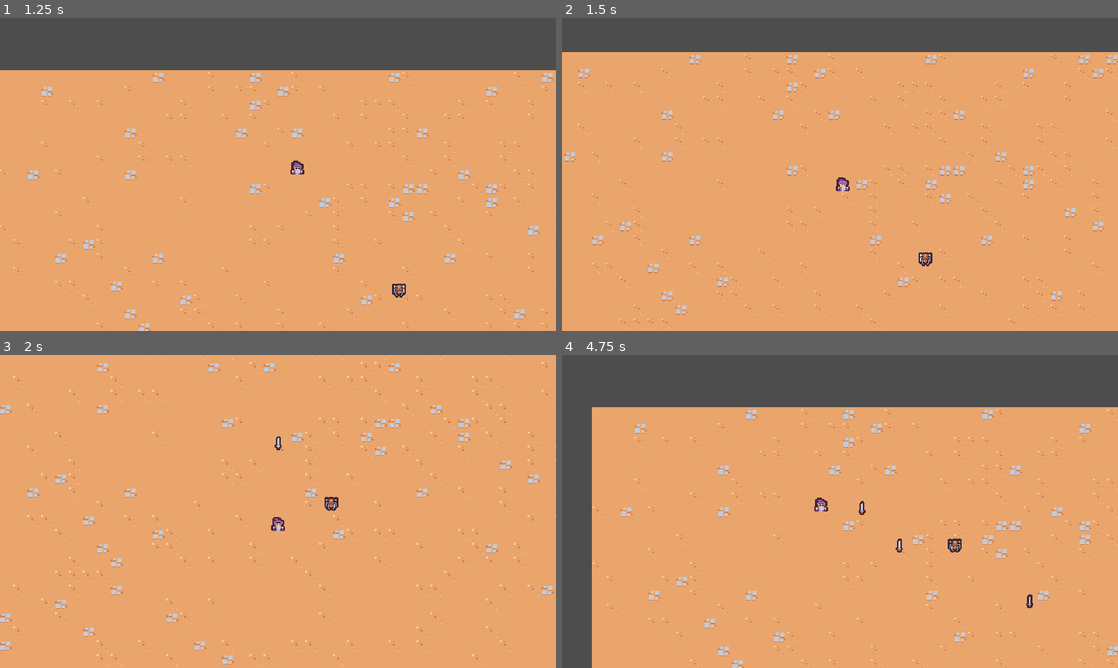
Above: before the commit, frames 1-4 (two rows, left to right).
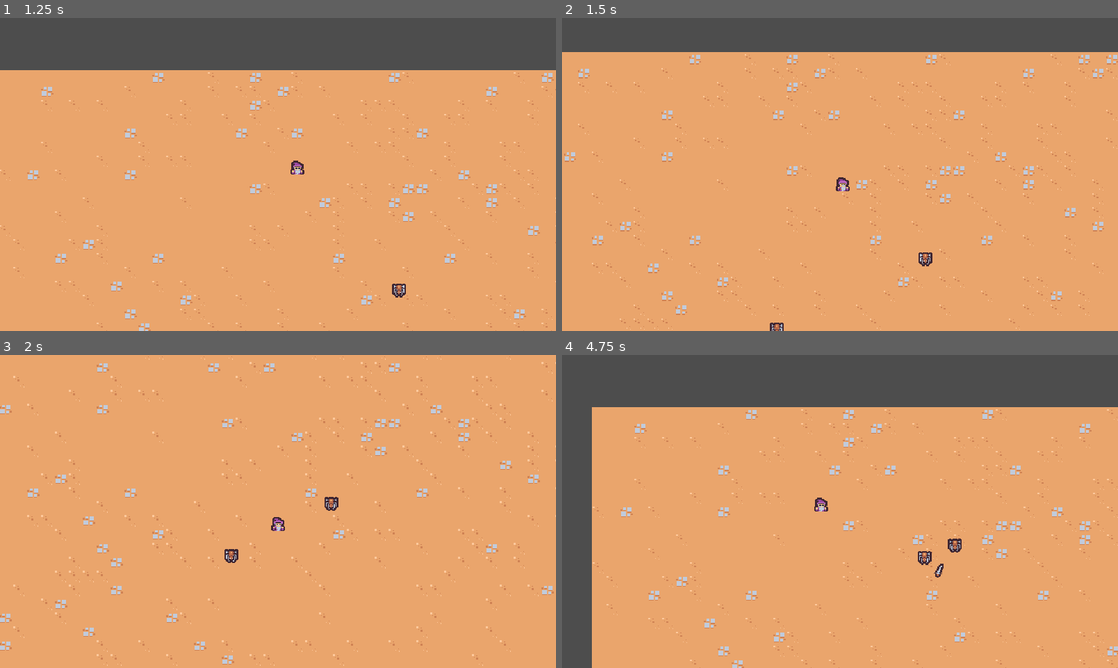
Above: after the commit, the same moments.

Repository: one19/asset-flib
Game: Godot game, scene res://scenes/main/main.tscn
Two runs of this game, one before a commit and one after it. Both use one fixed random seed, a clock stepped at 60 frames per second and the inputs below.
Inputs:
- Up to frame 1 (1.25 s): hold D (our-move-right) from 0.53 s (still down)
- Up to frame 2 (1.5 s): release D (our-move-right) at 1.28 s; hold S (our-move-down) from 1.28 s (still down)
- Up to frame 3 (2 s): keep holding S (our-move-down)
- Up to frame 4 (4.75 s): release S (our-move-down) at 2.03 s; hold D (our-move-right) 2.03-2.78 s; hold W (our-move-up) 2.78-3.53 s; hold A (our-move-left) from 3.53 s (still down)

Frame 1 is identical in both runs. In frame 2, less than 0.1% of the frame differs, in the area x 37-40%, y 97-100%; in frame 3, 0.1%; in frame 4, 0.3%, in the area x 53-85%, y 46-81%.

Commit message:
:sparkles: make sword do animation on enemy.

Diff:
--- a/scenes/abilities/swordAbility/controller.gd
+++ b/scenes/abilities/swordAbility/controller.gd
@@ -1,6 +1,8 @@
 extends Node
 
 @export var swordAbility: PackedScene
+
+@export var maxRange: float
 
 # Called when the node enters the scene tree for the first time.
 func _ready():
@@ -10,10 +12,24 @@
 
 func onTimerTimeout():
 	var player = get_tree().get_first_node_in_group("player") as Node2D
+	var enemies = get_tree().get_nodes_in_group("enemies")
 
 	if player == null:
 		return
 
+	enemies = enemies.filter(func (enemy: Node2D):
+		return enemy.global_position.distance_squared_to(player.global_position) < pow(maxRange, 2)
+	)
+
+	if enemies.size() == 0:
+		return
+
+	enemies.sort_custom(func (a: Node2D, b: Node2D):
+		var aDistance = a.global_position.distance_squared_to(player.global_position)
+		var bDistance = b.global_position.distance_squared_to(player.global_position)
+		return aDistance < bDistance
+	)
+
 	var swordInstance = swordAbility.instantiate() as Node2D
 	player.get_parent().add_child(swordInstance)
-	swordInstance.global_position = player.global_position
+	swordInstance.global_position = enemies[0].global_position
--- a/scenes/abilities/swordAbility/controller.tscn
+++ b/scenes/abilities/swordAbility/controller.tscn
@@ -6,6 +6,7 @@
 [node name="Controller" type="Node"]
 script = ExtResource("1_e266w")
 swordAbility = ExtResource("2_gq4id")
+maxRange = 150.0
 
 [node name="Timer" type="Timer" parent="."]
 wait_time = 1.5
--- a/scenes/abilities/swordAbility/sword_ability.tscn
+++ b/scenes/abilities/swordAbility/sword_ability.tscn
@@ -1,8 +1,90 @@
-[gd_scene load_steps=2 format=3 uid="uid://bqm3u8emkl2v4"]
+[gd_scene load_steps=5 format=3 uid="uid://bqm3u8emkl2v4"]
 
 [ext_resource type="Texture2D" uid="uid://br62avst1pknk" path="res://scenes/abilities/swordAbility/sword.png" id="1_0nbmd"]
 
+[sub_resource type="Animation" id="Animation_1gy1d"]
+resource_name = "swing"
+length = 0.75
+step = 0.05
+tracks/0/type = "value"
+tracks/0/imported = false
+tracks/0/enabled = true
+tracks/0/path = NodePath("Sprite2D:rotation")
+tracks/0/interp = 2
+tracks/0/loop_wrap = true
+tracks/0/keys = {
+"times": PackedFloat32Array(0, 0.2, 0.4, 0.75),
+"transitions": PackedFloat32Array(1, 1, 1, 2),
+"update": 0,
+"values": [-0.174533, 0.0, 3.14159, 3.48787e-16]
+}
+tracks/1/type = "value"
+tracks/1/imported = false
+tracks/1/enabled = true
+tracks/1/path = NodePath("Sprite2D:scale")
+tracks/1/interp = 2
+tracks/1/loop_wrap = true
+tracks/1/keys = {
+"times": PackedFloat32Array(0, 0.15, 0.2, 0.35, 0.5, 0.75),
+"transitions": PackedFloat32Array(1, 1, 1, 1, 1, 9.18959),
+"update": 0,
+"values": [Vector2(2.08165e-12, 2.08165e-12), Vector2(1.5, 1.5), Vector2(1, 1), Vector2(2.25, 2.25), Vector2(1, 1), Vector2(2.08165e-12, 2.08165e-12)]
+}
+tracks/2/type = "method"
+tracks/2/imported = false
+tracks/2/enabled = true
+tracks/2/path = NodePath(".")
+tracks/2/interp = 1
+tracks/2/loop_wrap = true
+tracks/2/keys = {
+"times": PackedFloat32Array(0.428883),
+"transitions": PackedFloat32Array(1),
+"values": [{
+"args": [],
+"method": &"queue_free"
+}]
+}
+
+[sub_resource type="Animation" id="Animation_curwo"]
+length = 0.001
+tracks/0/type = "value"
+tracks/0/imported = false
+tracks/0/enabled = true
+tracks/0/path = NodePath("Sprite2D:rotation")
+tracks/0/interp = 1
+tracks/0/loop_wrap = true
+tracks/0/keys = {
+"times": PackedFloat32Array(0),
+"transitions": PackedFloat32Array(1),
+"update": 0,
+"values": [0.0]
+}
+tracks/1/type = "value"
+tracks/1/imported = false
+tracks/1/enabled = true
+tracks/1/path = NodePath("Sprite2D:scale")
+tracks/1/interp = 1
+tracks/1/loop_wrap = true
+tracks/1/keys = {
+"times": PackedFloat32Array(0),
+"transitions": PackedFloat32Array(1),
+"update": 0,
+"values": [Vector2(1, 1)]
+}
+
+[sub_resource type="AnimationLibrary" id="AnimationLibrary_6gsjm"]
+_data = {
+"RESET": SubResource("Animation_curwo"),
+"swing": SubResource("Animation_1gy1d")
+}
+
 [node name="swordSwipe" type="Node2D"]
+
+[node name="AnimationPlayer" type="AnimationPlayer" parent="."]
+autoplay = "swing"
+libraries = {
+"": SubResource("AnimationLibrary_6gsjm")
+}
 
 [node name="Sprite2D" type="Sprite2D" parent="."]
 texture = ExtResource("1_0nbmd")
--- a/scenes/main/main.tscn
+++ b/scenes/main/main.tscn
@@ -19,3 +19,6 @@
 
 [node name="Spider" parent="." instance=ExtResource("4_ogtpx")]
 position = Vector2(334, 194)
+
+[node name="Spider2" parent="." instance=ExtResource("4_ogtpx")]
+position = Vector2(75, 317)
--- a/scenes/spider/spider.tscn
+++ b/scenes/spider/spider.tscn
@@ -6,7 +6,7 @@
 [sub_resource type="CircleShape2D" id="CircleShape2D_tv0j1"]
 radius = 8.0
 
-[node name="Spider" type="CharacterBody2D"]
+[node name="Spider" type="CharacterBody2D" groups=["enemies"]]
 collision_layer = 0
 script = ExtResource("1_fs1b4")
 
